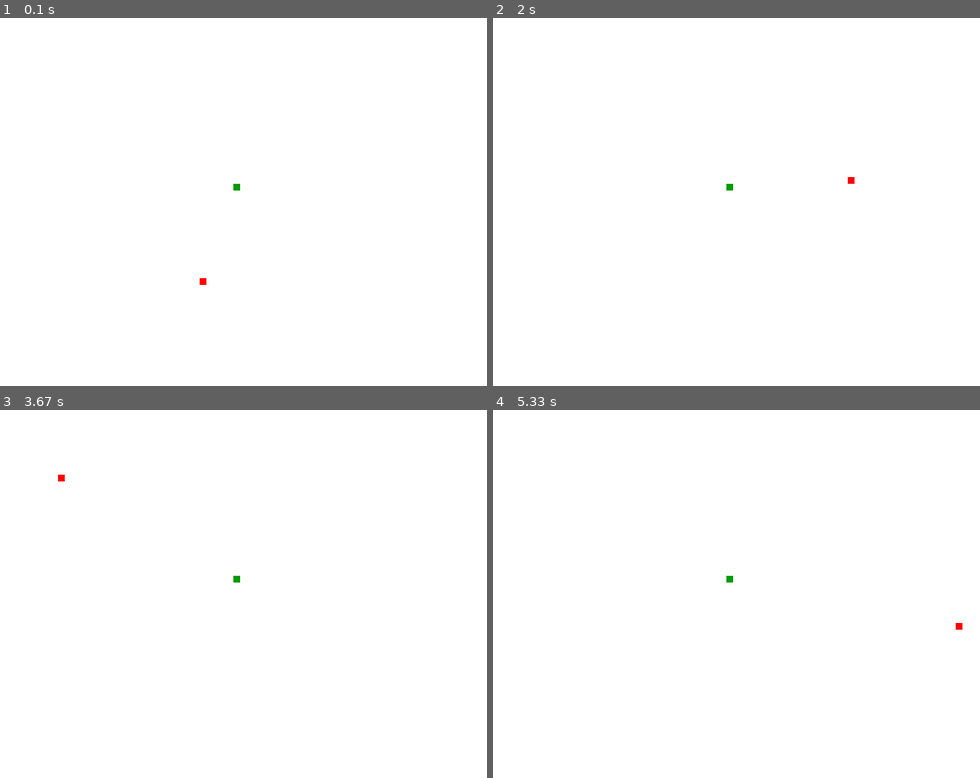
Above: before the commit, frames 1-4 (two rows, left to right).
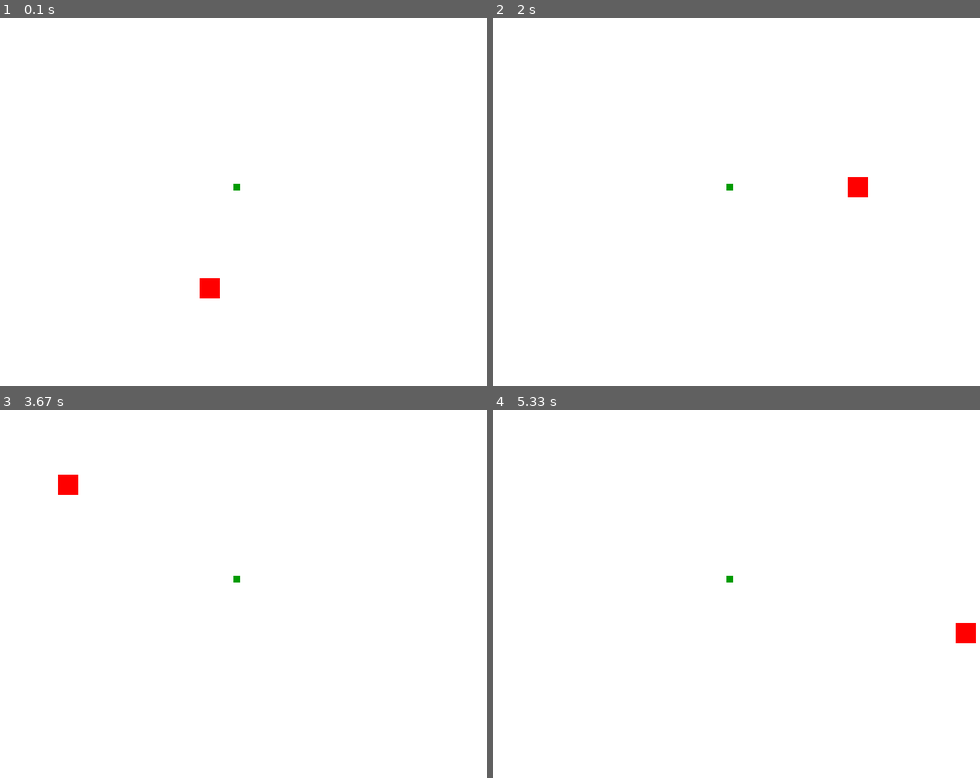
Above: after the commit, the same moments.

Repository: jchen236/pygame_fun
Game: pygame game, started from tutorial_1/framework.py
Same seed, same stepped clock (60 frames per second), same inputs: the game is played once before the commit and once after it.
Inputs:
- Up to frame 1 (0.1 s): no input
- Up to frame 2 (2 s): hold Right 0.33-0.8 s; hold Up 0.83-1.13 s; hold Right 1.17-1.63 s; tap C at 1.67 s
- Up to frame 3 (3.67 s): hold Left 2-2.53 s; hold Down 2.57-2.87 s; tap C at 3.33 s
- Up to frame 4 (5.33 s): hold Up 3.67-4.03 s; hold Right 4.07-4.7 s; tap C at 4.22, 5.2 s; hold Down 4.73-5.1 s

The runs differ from the first frame. In frame 1, 0.2% of the frame differs, in the area x 40-46%, y 70-77%; in frame 2, 0.2%; in frame 3, 0.2%; in frame 4, 0.2%.

Commit message:
Allow for bigger apple size and collision detection for entire area of apple

Diff:
--- a/tutorial_1/framework.py
+++ b/tutorial_1/framework.py
@@ -12,6 +12,7 @@
 FPS = 60
 clock = pygame.time.Clock()
 BLOCK_SIZE = 10
+APPLE_THICKNESS = 30
 
 # INITIALIZATION
 pygame.init()
@@ -75,7 +76,7 @@
         lead_y += lead_y_change
 
         gameDisplay.fill(WHITE)
-        pygame.draw.rect(gameDisplay, RED, [rand_apple_x, rand_apple_y, BLOCK_SIZE, BLOCK_SIZE])
+        pygame.draw.rect(gameDisplay, RED, [rand_apple_x, rand_apple_y, APPLE_THICKNESS, APPLE_THICKNESS])
 
         snake_head = []
         snake_head.append(lead_x)
@@ -88,12 +89,15 @@
                 gameOver = True
 
         snake(snake_list)
+
         pygame.display.update()
-        if lead_x == rand_apple_x and lead_y == rand_apple_y:
-            print("nom")
-            rand_apple_x = round(random.randrange(0, DISPLAY_WIDTH - BLOCK_SIZE)/10.0) * 10.0
-            rand_apple_y = round(random.randrange(0, DISPLAY_HEIGHT - BLOCK_SIZE)/10.0) * 10.0
-            snake_length += 1
+
+
+        if lead_x >= rand_apple_x and lead_x <= rand_apple_x + APPLE_THICKNESS - BLOCK_SIZE:
+            if lead_y >= rand_apple_y and lead_y <= rand_apple_y + APPLE_THICKNESS - BLOCK_SIZE:
+                rand_apple_x = round(random.randrange(0, DISPLAY_WIDTH - BLOCK_SIZE)/10.0) * 10.0
+                rand_apple_y = round(random.randrange(0, DISPLAY_HEIGHT - BLOCK_SIZE)/10.0) * 10.0
+                snake_length += 1
 
 
         clock.tick(FPS)
